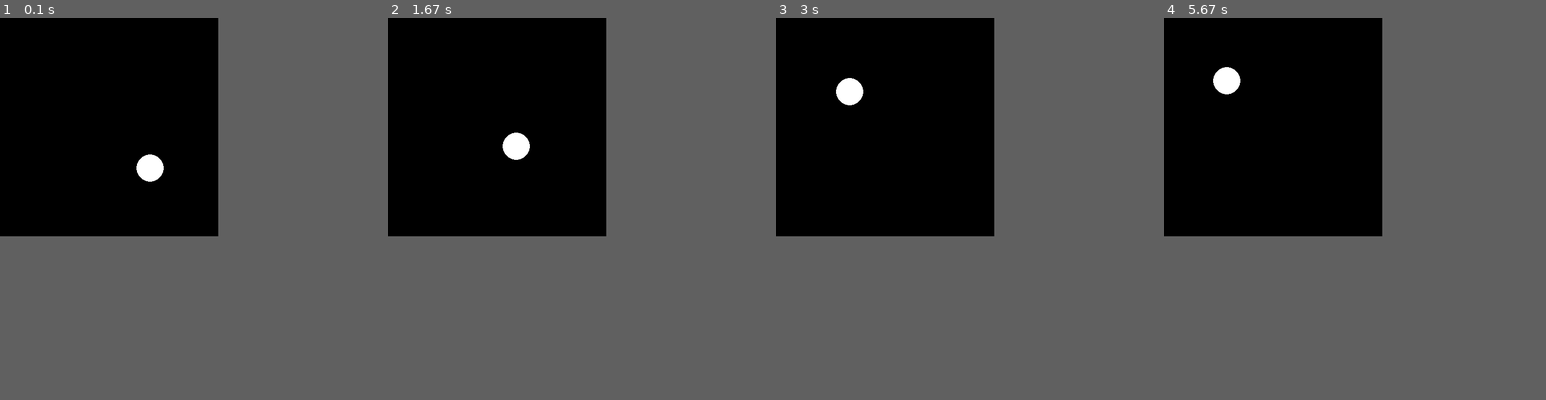
Above: before the commit, frames 1-4 (left to right).
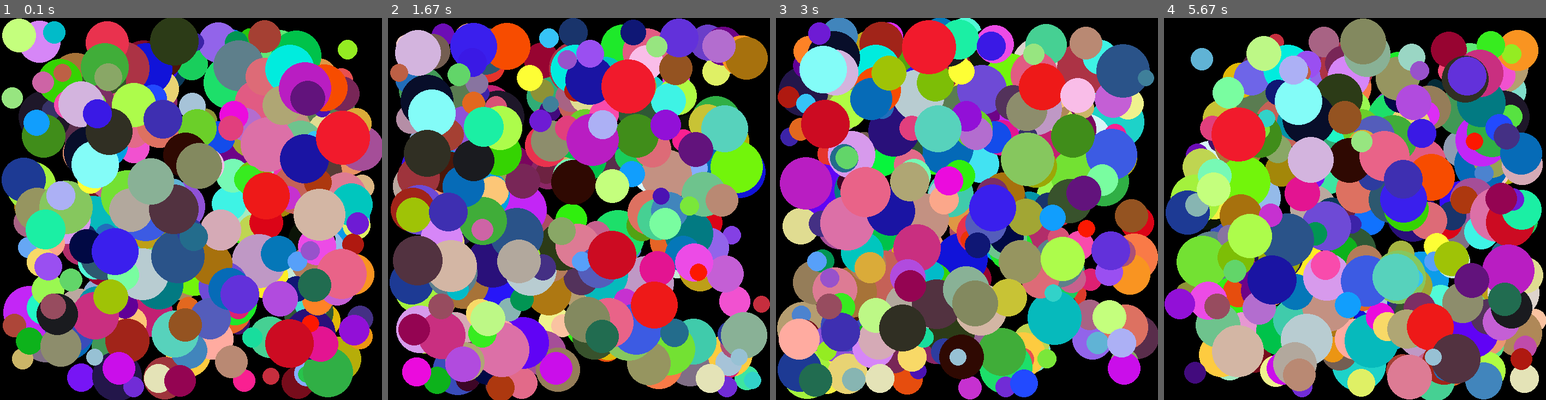
Above: after the commit, the same moments.

Repository: asboyer/python-lessons
Game: pygame game, started from projects/pygame/ball_template.py
Two runs of this game, one before a commit and one after it. Both use one fixed random seed, a clock stepped at 60 frames per second and the inputs below.
Inputs:
- Up to frame 1 (0.1 s): no input
- Up to frame 2 (1.67 s): no input
- Up to frame 3 (3 s): no input
- Up to frame 4 (5.67 s): no input
In our replay, the window is 400x400 before the commit and 700x700 after it. These sizes can differ from the game's own. Grey fills any space a smaller window leaves; there, only what the larger window draws over its background counts as a difference.

The runs differ from the first frame. In frame 1, 82% of the frame differs, in the area x 0-100%, y 0-100%; in frame 2, 82%; in frame 3, 84%; in frame 4, 81%.

Commit message:
automated commit

Diff:
--- a/projects/pygame/ball_template.py
+++ b/projects/pygame/ball_template.py
@@ -2,13 +2,13 @@
 from random import randint
 
 class Ball:
-    def __init__(self):
-        self.radius = 10
-        self.color = WHITE
-        self.x = randint(0, screen_width)
-        self.y = randint(0, screen_width)
-        self.xv = randint(-max_v, max_v)
-        self.yv = randint(-max_v, max_v)
+    def __init__(self, radius, color, x, y, xv, yv):
+        self.radius = radius
+        self.color = color
+        self.x = x
+        self.y = y
+        self.xv = xv
+        self.yv = yv
 
     def move(self):
         if self.x >= screen_width - self.radius or self.x <= 0:
@@ -17,33 +17,57 @@
         if self.y >= screen_width - self.radius or self.y <= 0:
             self.yv = -self.yv
 
+        self.x += self.xv
+        self.y += self.yv
+
         pygame.draw.ellipse(screen, self.color, [self.x, self.y, self.radius, self.radius], 0)
 
+def randcolor():
+    r = randint(0, 255)
+    g = randint(0, 255)
+    b = randint(0, 255)
+    return (r, g, b)
 
 WHITE = (255, 255, 255)
 BLACK = (0, 0, 0)
+RED = (255, 0, 0)
 
-x = 200
-y = 200
-
-ball_color = WHITE
 background_color = BLACK
 
-xv = 10
-yv = 10
+screen_width = 700
+ball_width = 20
+ball_amount = 300
 
 max_v = 5
+min_radius = 30
+max_radius = 100
+
+ball_list = []
 
 done = False
-
-screen_width = 400
-ball_width = 50
 
 pygame.init()
 
 screen = pygame.display.set_mode((screen_width, screen_width))
 pygame.display.set_caption('Bouncing Ball')
 clock = pygame.time.Clock()
+
+for i in range(ball_amount):
+    ball_width = randint(min_radius, max_radius)
+    ball_color = randcolor()
+    ball_x = randint(0, screen_width - ball_width)
+    ball_y = randint(0, screen_width - ball_width)
+    ball_xv = randint(-max_v, max_v)
+    ball_yv = randint(-max_v, max_v)
+    ball = Ball(
+                ball_width,
+                ball_color,
+                ball_x,
+                ball_y,
+                ball_xv,
+                ball_yv
+                )
+    ball_list.append(ball)
 
 while not done:
     for event in pygame.event.get():
@@ -52,16 +76,8 @@
 
     screen.fill(background_color)
 
-    if x >= screen_width - ball_width or x <= 0:
-        xv = -xv
-
-    if y >= screen_width - ball_width or y <= 0:
-        yv = -yv
-
-    pygame.draw.ellipse(screen, ball_color, [x, y, ball_width, ball_width], 0)
-
-    x += xv
-    y += yv
+    for ball in ball_list:
+        ball.move()
 
     pygame.display.update()
     clock.tick(60)
